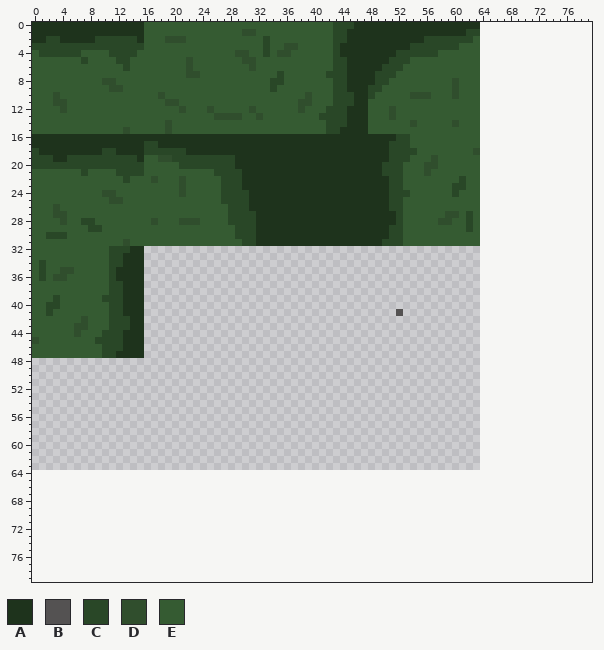
File history of a sprite sheet, Cosmic-Clash/Assets/Sprites/Terrain/groundTiles.png. The picture above is the old version.
The file is 64x64 pixels. Colours within 5 levels of each other are drawn and written as one. The old version is drawn lined up with the new one, on the new canvas.
Palette (. is transparent): A #1e331c  B #545252  C #294727  D #304e2d  E #355b32
Pixels before (only the part around the change), first column x 0:
 0 AAAAAAAAAAAAAAAAEEEEEEEEEEEEEEEEEEEEEEEEEEECCCAAAAAAAAAAAAAAAAAA................
 1 AAAAAAAAAAAAAAAAEEEEEEEEEEEEEEDDEEEEEEEEEEECCAAAAAAAAAAAAAAAAACC................
 2 AACCAAAAACCCCCCAEEEDDDEEEEEEEEEEECEEEEEEEEECCAAAAAAAAAAACCCCCCCE................
 3 CCCCCCCCCCCCCCCCEEEEEEEEEEEEEEEEECEEDDEEEEECAAAAAAAAAACCCCCCCEEE................
 4 ECCCCCCEEEECCCCEEEEEEEEEEEEEEDDEECEDDEEEEEECAAAAAAAACCCCCCEEEEEE................
 5 EEEEEEECEEEECCEEEEEEEEDEEEEEEEDDEEEEEEEEEEECCAAAAAACCCEEEEEEEEEE................
 6 EEEEEEEEEEEEECEEEEEEEEDEEEEEEEEDEEEEEEEEEEECCAAAAACCCEEEEEEEEEEE................
 7 EEEEEEEEEEEEEEEEEEEEEEDDEEEEEEEEEEECEEEEEECCCAAAACCCEEEEEEEEEEEE................
 8 EEEEEEEEEEDDEEEEEEEEEEEEEEEEEEEEEECCEEEEEEECCAAAACCEEEEEEEEEDEEE................
 9 EEEEEEEEEEEDDEEEEEEEEEEEEEEEEEEEEECEEEEEEEECCAAACCEEEEEEEEEEDEEE................
10 EEEDEEEEEEEEEEEEEEDEEEEEEEEEEEEEEEEEEEEDEEECCCAACEEEEEDDDEEEDEEE................
11 EEEDDEEEEEEEEEEEEEEDDEEEEEEEEEEEEEEEEEDDEEECCCAAEEEEEEEEEEEEEEEE................
12 EEEEDEEEEEEEEEEEEEEEEDEEEDEEEEEDEEEEEEDEEECCCAAAEEEDEEEEEEEEEEEE................
13 EEEEEEEEEEEEEEEEEEEEEEEEEEDDDDEEDEEEEEEEECCCCAAAEEEDEEEEEEEEEEEE................
14 EEEEEEEEEEEEEEEEEEEDEEEEEEEEEEEEEEEEEEEEEECCCAAAEEEEEEDEEEEEDEEE................
15 EEEEEEEEEEEEEDEEEEEDEEEEEEEEEEEEEEEEEEEEEECCAAAAEEEEEEEEEEEEEEEE................
16 AAAAAAAAAAAAAAAAAAAAAAAAAAAAAAAAAAAAAAAAAAAAAAAAAAAACCEEEEEEEEEE................
17 AAAAAAAAAAAAAAAACCAAAAAAAAAAAAAAAAAAAAAAAAAAAAAAAAACCCEEEEEEEEEE................
18 CAAAAAAAAACCAAAACCCCCCAAAAAAAAAAAAAAAAAAAAAAAAAAAAACCCCEEEEEEEED................
19 CCCAACCCCCCCCCCAEEDDCCCCCCCCCAAAAAAAAAAAAAAAAAAAAAACCCEEEDEEEEEE................
20 CCCCCCCCCCCCCCCCEEEEECCCCCCCCAAAAAAAAAAAAAAAAAAAAACCCEEEDDEEEEEE................
21 EEEEEEECEEEECCCCEEEEEEEEEECCCCAAAAAAAAAAAAAAAAAAAACCCEEEDEEEEEEE................
22 EEEEEEEEEEEEECEEEDEEEDEEEEECCCAAAAAAAAAAAAAAAAAAAAACCEEEEEEEECEE................
23 EEEEEEEEEEEEEEEEEEEEEDEEEEECCCAAAAAAAAAAAAAAAAAAAAACCEEEEEEECCEE................
24 EEEEEEEEEEDDEEEEEEEEEDEEEEECCCCAAAAAAAAAAAAAAAAAAAACCCEEEEEECEEE................
25 EEEEEEEEEEEDDEEEEEEEEEEEEEECCCCAAAAAAAAAAAAAAAAAAAACCEEEEEEEEEEE................
26 EEEDEEEEEEEEEEEEEEEEEEEEEEEECCCAAAAAAAAAAAAAAAAAAAACCEEEEEEEEEEE................
27 EEEDDEEEEEEEEEEEEEEEEEEEEEEECCCCAAAAAAAAAAAAAAAAAAAACEEEEEEDDECE................
28 EEEEDEECCEEEEEEEEDEEEDDDEEEECCCCAAAAAAAAAAAAAAAAAAAACEEEEEDDEECE................
29 EEEEEEEECCEEEEEEEEEEEEEEEEEEECCCAAAAAAAAAAAAAAAAAAACCEEEEEEEEECE................
30 EECCCEEEEEEEEEEEEEEEEEEEEEEEECCCAAAAAAAAAAAAAAAAAAACCEEEEEEEEEEE................
31 EEEEEEEEEEEEEDEEEEEEEEEEEEEEEECCAAAAAAAAAAAAAAAAAACCCEEEEEEEEEEE................
32 EEEEEEEEEEECCCAA................................................................
33 EEEEEEEEEEECCAAA................................................................
34 ECEEEEEEEEECCAAA................................................................
35 ECEEDDEEEEECAAAA................................................................
36 ECEDDEEEEEECAAAA................................................................
37 EEEEEEEEEEECCAAA................................................................
38 EEEEEEEEEEECCAAA................................................................
39 EEECEEEEEECCCAAA................................................................
40 EECCEEEEEEECCAAA................................................................
41 EECEEEEEEEECCAAA....................................B...........................
42 EEEEEEEDEEECCCAA................................................................
43 EEEEEEDDEEECCCAA................................................................
44 EEEEEEDEEECCCAAA................................................................
45 DEEEEEEEECCCCAAA................................................................
46 EEEEEEEEEECCCAAA................................................................
47 EEEEEEEEEECCAAAA................................................................
48 ................................................................................
49 ................................................................................
50 ................................................................................
51 ................................................................................
52 ................................................................................
53 ................................................................................
54 ................................................................................
55 ................................................................................
56 ................................................................................
57 ................................................................................
58 ................................................................................
59 ................................................................................
60 ................................................................................
61 ................................................................................
62 ................................................................................
63 ................................................................................
64 ................................................................................
65 ................................................................................
66 ................................................................................
67 ................................................................................
68 ................................................................................
69 ................................................................................
After the commit:
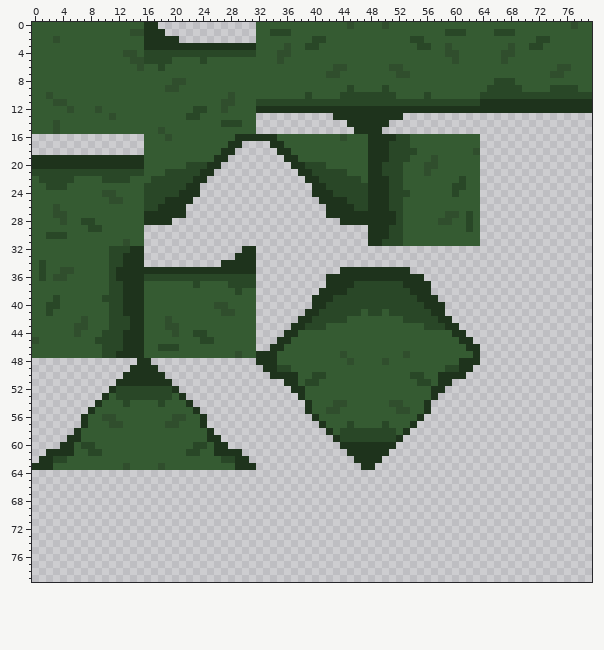
From old to new:
canvas 64x64 -> 80x80
Changed rows in their new state; - is an unchanged pixel.
first column x 0:
 0 EEEEEEEEEEEEEEEEAA..............-----------EEDEEEEDEEEEEEEEEEEEEEEEEEEEEEEEEEDEE
 1 EEEEEEEEEEEEEEDDAAA.............--CCC------EEEEEEEEEEEEEEEECCCEEEECCCEEEEEEEEEEE
 2 EEEDEEEEEEEEEEEEAAAAA...........-E------CC-EEEEEEEEEEECCEEEEEEE-EEEEEEEECCEEEEEE
 3 EEEEEEEEEEEEEEEEAAAAAAAAAAAAAAAA-E---E-CC--EEEEEEEEEEEE--EEDE---EEEEDEECCEEEEEEE
 4 -EEEEEE----EEDD-CCCCCCCCCCCCCCCC-E---------EEEEEEEEEEEEEEE-DD---EEEDDEEEEEEEEEEE
 5 -------E----EEDDCCCC--E-C-----EE---D-------EEEEEEEEEEE------D---EEEDEEEEEEEEEEEE
 6 -------------E-D--C---E--------E-----------DDEEEEEEDD-----------EEEEEEEEEEEDDEEE
 7 ----------------------EE-----------E------DDEEEEEEEEDD----------EEEEEEEEEEDDEEEE
 8 ----------EE--------DD------------EE-------EEEEEEEE---------E---EECCCEEEEEEEEEEE
 9 -----------EE------DD-------------E--------EECEEEEC---------E---ECCCCCEEEECCCCEE
10 --DE--------------E---------D----------C---E--CC-CCC--EEC---E---CCCCCCCCCCCCCCCC
11 -------------------EE------DD---CCCCCCCCCCC---CCCCCCCCCCCCCCCCCCAAAAAAAAAAAAAAAA
12 ----ED---D-----------E-CCE-D---EAAAAAAAAAAAAA---AAAAAAAAAAAAAAAAAAAAAAAAAAAAAAAA
13 -----------D----------CC--EEEE--...........AA---AAAAA...........----------------
14 ---D---------------E-------CCC--.............---AAA.............----------------
15 ---D---------E----DE------------..............--AA..............----------------
16 ................EEEDEEEEEEEEE------EEEEEEEEEDEEE--------------------------------
17 ................EEEEEEEEEEEE--....--EEEEEEEEEEEE--------------------------------
18 ................EEEEEEEEEEE--......--EEEEEEEEEEE--------------------------------
19 AAA--AAAAAAAAAA---EEEEEEEEAA........--EEEEEEEEEE--------------------------------
20 AAAAAAAAAAAAAAAA-----E---AA..........--CCCEEEEEE--------------------------------
21 CCCCCCC-CCCC-------CCCCCAA............--CCCCCEEE--------------------------------
22 -CCCCC----CCC----CCCCCCAA..............--CCCCCCE--------------------------------
23 --CCC-----------CCCCCCAA................--CCCCCC--------------------------------
24 ----------------CCCCCAAA................---CCCCC--------------------------------
25 ----------------CCCAAAA..................----CCC--------------------------------
26 ----------------CCAAAA....................----CC--------------------------------
27 ----------------AAAAAA....................--------------------------------------
28 ----------------AAAA........................------------------------------------
29 ----------------................................--------------------------------
30 ----------------................................--------------------------------
31 ----------------................................--------------------------------
32 ------------------------------AA------------------------------------------------
33 -----------------------------AAA------------------------------------------------
34 ---------------------------AAAAA------------------------------------------------
35 ----------------AAAAAAAAAAAAAAAA------------AAAAAAAAAA--------------------------
36 ----------------CCCCCCCCCCCCCCCC----------AAAAAAAAAAAAAA------------------------
37 ----------------EEEEEEECEEEECCCC----------AAAACCCCCCCAAAA-----------------------
38 ----------------EEEEEEEEEEEEECEE---------AAAACCCCCCCCCAAA-----------------------
39 ----------------EEEEEEEEEEEEEEEE--------AAACCCCCCCCCCCCAAA----------------------
40 ----------------EEEEEEEEEEDDEEEE--------AACCCCCCCCCCCCCCAAA---------------------
41 ----------------EEEEEEEEEEEDDEEE-------AACCCCCCECCECCCCCCAA---------------------
42 ----------------EEEDEEEEEEEEEEEE------AACCCCCEEEEEEEECCCCCAA--------------------
43 ----------------EEEDDEEEEEEEEEEE-----AACCCEEEEEEEEEEEEEECCCAA-------------------
44 ----------------EEEEDEECCEEEEEEE----AAEEEEEEEEEEEEEEEEEEEEEEAA------------------
45 ----------------EEEEEEEECCEEEEEE---AAEEEEEEEEEEEEEEEEEEEEEEEEAA-----------------
46 ----------------EECCCEEEEEEEEEEE--AAEEEEEEEEEEEEEEEEEEEEEEEEEEAA----------------
47 ----------------EEEEEEEEEEEEEDEEAAAEEEEEEEEEDEEEEEEEEDEEEEEEEEEA----------------
48 ---------------AA---------------AAAEEEEEEEEEEDEEEEDEEEEEEEEEEAAA----------------
49 --------------AAAA---------------AACCEEEEEEEEEEEEEEEEEEEEEECCAA-----------------
50 -------------AAAAAA---------------AAAAEECCEEEEEEEEEEEECCEEAAAA------------------
51 ------------AAAAAAAA----------------AAECCEEEEEEEEEEEEEECCEAA--------------------
52 -----------ACCCCCCCCA----------------AAEEEEEEEEEEEEEEEEEEAA---------------------
53 ----------AECCCCCCCCEA----------------AEEEEEEEEEEEEEEEEEEA----------------------
54 ---------AEEECEEEECEEEA----------------AEEEDDEEEEEEDDEEEA-----------------------
55 --------AEEEEEEEEEEEEEEA---------------AEEDDEEEEEEEEDDEEA-----------------------
56 -------AEEDDEEEEEEEEDDEEA---------------AEEEEEEEEEEEEEEA------------------------
57 -------AEEEDDEEEEEEDDEEEA----------------AEEECEEEECEEEA-------------------------
58 ------AEEEEEEEEEEEEEEEEEEA----------------AECCCCCCCCEA--------------------------
59 -----AAEEEEEEEEEEEEEEEEEEAA----------------ACCCCCCCCA---------------------------
60 ----AAECCEEEEEEEEEEEEEECCEAA----------------AAAAAAAA----------------------------
61 --AAAAEECCEEEEEEEEEEEECCEEAAAA---------------AAAAAA-----------------------------
62 -AACCEEEEEEEEEEEEEEEEEEEEEECCAA---------------AAAA------------------------------
63 AAAEEEEEEEEEEDEEEEDEEEEEEEEEEAAA---------------AA-------------------------------
Pixel boxes of the changes (left, top, right, bottom) in both pictures:
changed: (32, 22, 592, 470)
